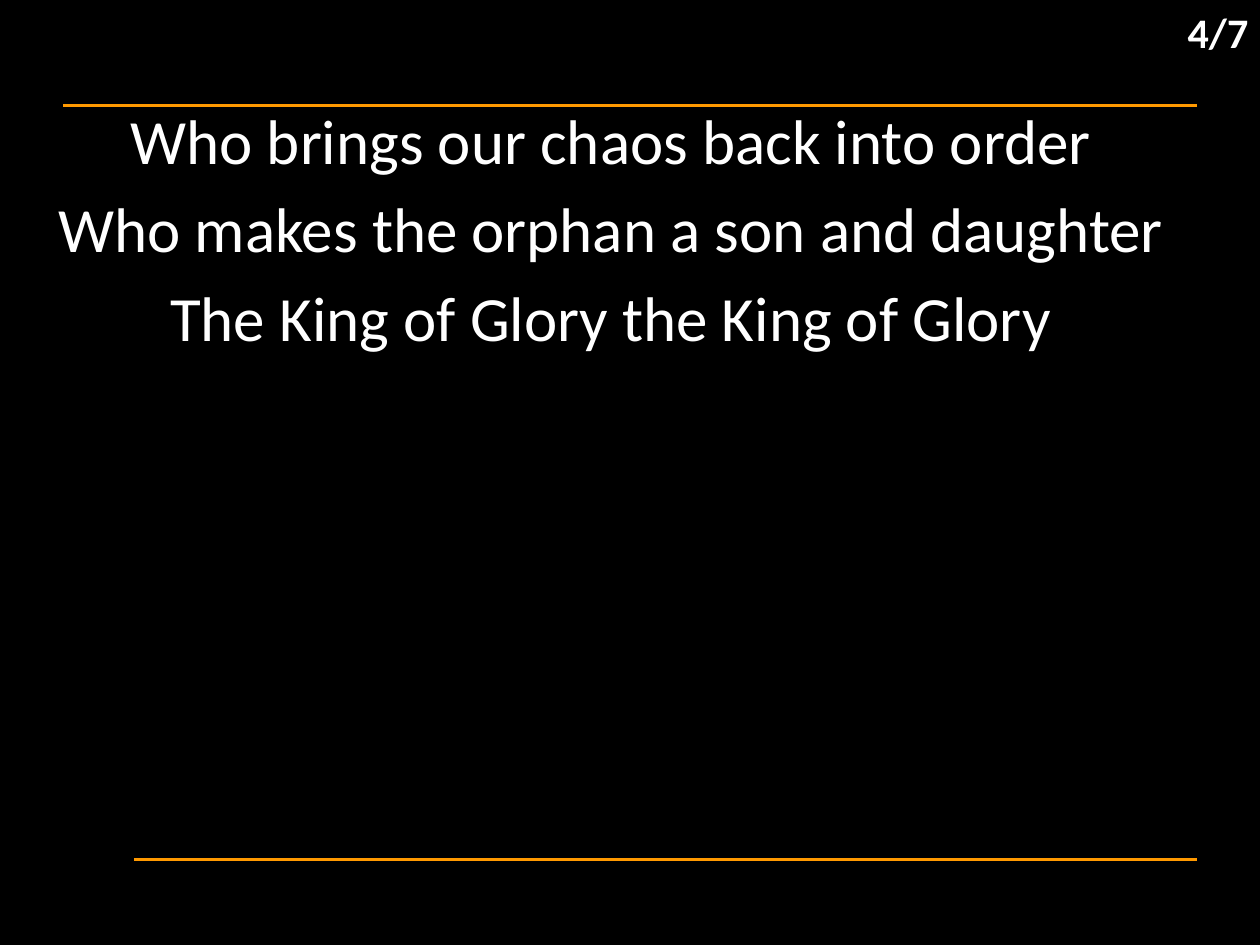
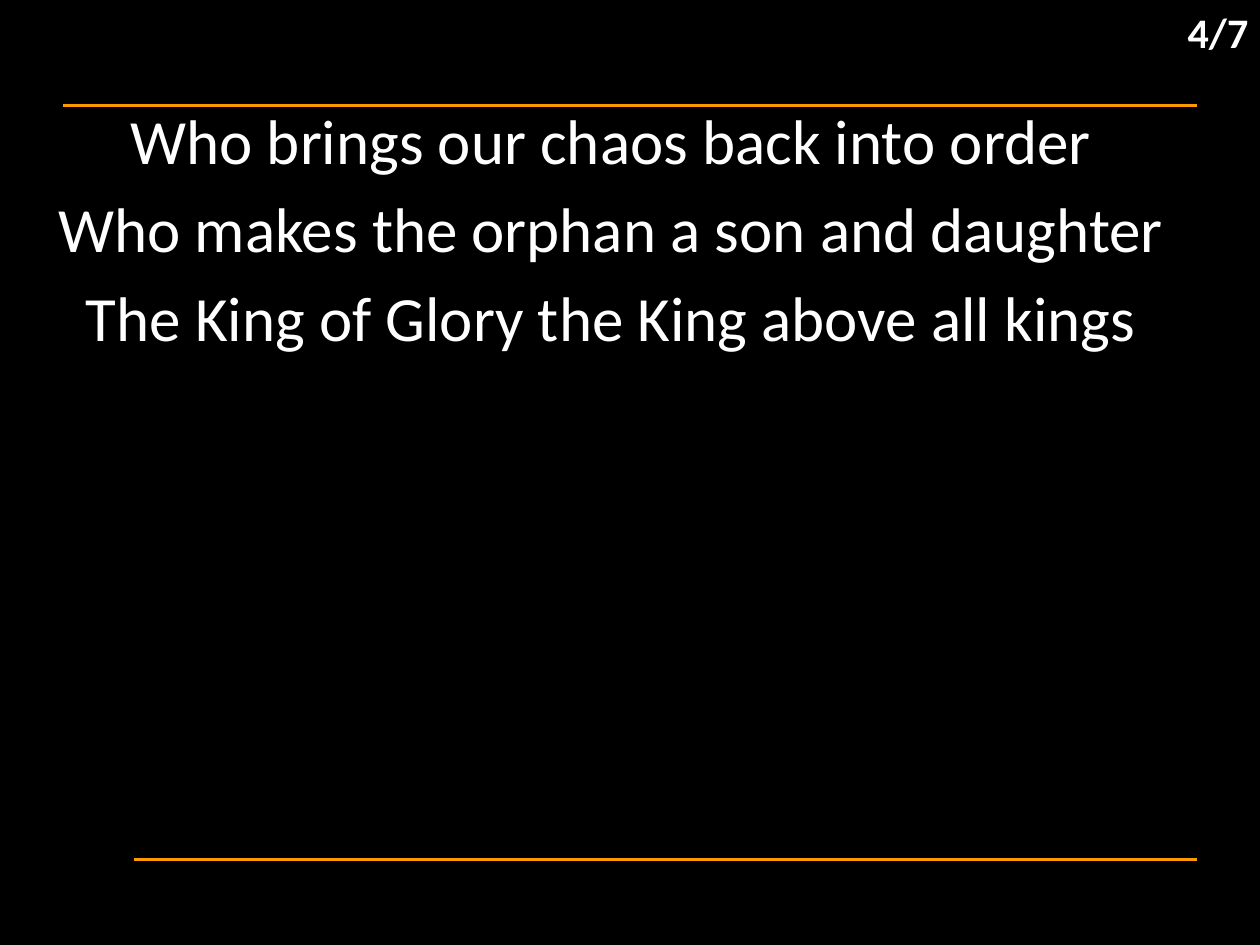
Before and after one commit to hoo-are-ya/worship, a slide deck: slide 13 of docs/songs_2024-09-22.pptx. Drawn at 1260x945 pixels with LibreOffice and Linux fonts; fonts in the diff are those of the drawing; background and template pictures are left out. Boxes give left, top, right and bottom in pixels: in the first picture for what was removed or moved away, otherwise in the second. Text is boxed around its words. In the diff, an @@ line names an element or a change of style, - is before the commit and + after.

```diff
--- a/docs/songs_2024-09-22.pptx
+++ b/docs/songs_2024-09-22.pptx
@@ subtitle at (86,297,1135,352): text changed @@
-The King of Glory the King of Glory
+The King of Glory the King above all kings
```
Also in this commit, not shown: 15 slides added, 1 slide removed, 2 other files.
